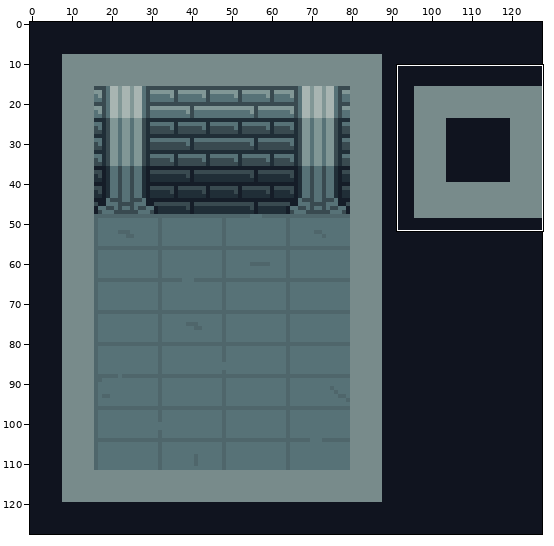
Edited in one commit: pixel-art file (Assets/Visual/ASE Sprites/room2.ase). The picture above shows the old version from afar; the outline marks the close-up.
Close-up. Before the edit:
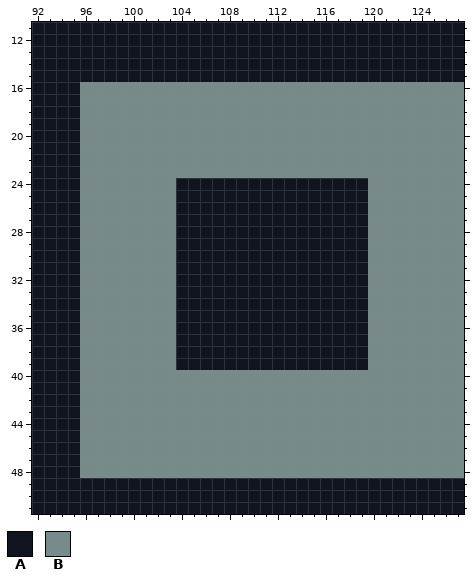
128x128 pixels, 1 frame. Shown: x 92..127, y 11..51. The commit also changed other parts of the picture, which this record leaves out.
Palette (. is transparent): A #10141f  B #788b8b
Pixels before, first column x 92:
11 AAAAAAAAAAAAAAAAAAAAAAAAAAAAAAAAAAAA
12 AAAAAAAAAAAAAAAAAAAAAAAAAAAAAAAAAAAA
13 AAAAAAAAAAAAAAAAAAAAAAAAAAAAAAAAAAAA
14 AAAAAAAAAAAAAAAAAAAAAAAAAAAAAAAAAAAA
15 AAAAAAAAAAAAAAAAAAAAAAAAAAAAAAAAAAAA
16 AAAABBBBBBBBBBBBBBBBBBBBBBBBBBBBBBBB
17 AAAABBBBBBBBBBBBBBBBBBBBBBBBBBBBBBBB
18 AAAABBBBBBBBBBBBBBBBBBBBBBBBBBBBBBBB
19 AAAABBBBBBBBBBBBBBBBBBBBBBBBBBBBBBBB
20 AAAABBBBBBBBBBBBBBBBBBBBBBBBBBBBBBBB
21 AAAABBBBBBBBBBBBBBBBBBBBBBBBBBBBBBBB
22 AAAABBBBBBBBBBBBBBBBBBBBBBBBBBBBBBBB
23 AAAABBBBBBBBBBBBBBBBBBBBBBBBBBBBBBBB
24 AAAABBBBBBBBAAAAAAAAAAAAAAAABBBBBBBB
25 AAAABBBBBBBBAAAAAAAAAAAAAAAABBBBBBBB
26 AAAABBBBBBBBAAAAAAAAAAAAAAAABBBBBBBB
27 AAAABBBBBBBBAAAAAAAAAAAAAAAABBBBBBBB
28 AAAABBBBBBBBAAAAAAAAAAAAAAAABBBBBBBB
29 AAAABBBBBBBBAAAAAAAAAAAAAAAABBBBBBBB
30 AAAABBBBBBBBAAAAAAAAAAAAAAAABBBBBBBB
31 AAAABBBBBBBBAAAAAAAAAAAAAAAABBBBBBBB
32 AAAABBBBBBBBAAAAAAAAAAAAAAAABBBBBBBB
33 AAAABBBBBBBBAAAAAAAAAAAAAAAABBBBBBBB
34 AAAABBBBBBBBAAAAAAAAAAAAAAAABBBBBBBB
35 AAAABBBBBBBBAAAAAAAAAAAAAAAABBBBBBBB
36 AAAABBBBBBBBAAAAAAAAAAAAAAAABBBBBBBB
37 AAAABBBBBBBBAAAAAAAAAAAAAAAABBBBBBBB
38 AAAABBBBBBBBAAAAAAAAAAAAAAAABBBBBBBB
39 AAAABBBBBBBBAAAAAAAAAAAAAAAABBBBBBBB
40 AAAABBBBBBBBBBBBBBBBBBBBBBBBBBBBBBBB
41 AAAABBBBBBBBBBBBBBBBBBBBBBBBBBBBBBBB
42 AAAABBBBBBBBBBBBBBBBBBBBBBBBBBBBBBBB
43 AAAABBBBBBBBBBBBBBBBBBBBBBBBBBBBBBBB
44 AAAABBBBBBBBBBBBBBBBBBBBBBBBBBBBBBBB
45 AAAABBBBBBBBBBBBBBBBBBBBBBBBBBBBBBBB
46 AAAABBBBBBBBBBBBBBBBBBBBBBBBBBBBBBBB
47 AAAABBBBBBBBBBBBBBBBBBBBBBBBBBBBBBBB
48 AAAABBBBBBBBBBBBBBBBBBBBBBBBBBBBBBBB
49 AAAAAAAAAAAAAAAAAAAAAAAAAAAAAAAAAAAA
50 AAAAAAAAAAAAAAAAAAAAAAAAAAAAAAAAAAAA
51 AAAAAAAAAAAAAAAAAAAAAAAAAAAAAAAAAAAA
After the commit:
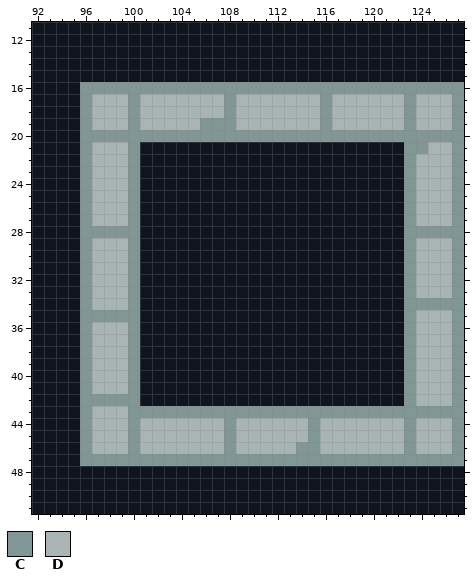
Colours new in this view: C #819796  D #a8b5b2
From old to new:
Changed rows in their new state; - is an unchanged pixel.
first column x 96:
16 CCCCCCCCCCCCCCCCCCCCCCCCCCCCCCCC
17 CDDDCDDDDDDDCDDDDDDDCDDDDDDCDDDC
18 CDDDCDDDDDDDCDDDDDDDCDDDDDDCDDDC
19 CDDDCDDDDDCCCDDDDDDDCDDDDDDCDDDC
20 CCCCCCCCCCCCCCCCCCCCCCCCCCCCCCCC
21 CDDDCAAAAAAAAAAAAAAAAAAAAAACCDDC
22 CDDDCAAAAAAAAAAAAAAAAAAAAAACDDDC
23 CDDDCAAAAAAAAAAAAAAAAAAAAAACDDDC
24 CDDDCAAA----------------AAACDDDC
25 CDDDCAAA----------------AAACDDDC
26 CDDDCAAA----------------AAACDDDC
27 CDDDCAAA----------------AAACDDDC
28 CCCCCAAA----------------AAACCCCC
29 CDDDCAAA----------------AAACDDDC
30 CDDDCAAA----------------AAACDDDC
31 CDDDCAAA----------------AAACDDDC
32 CDDDCAAA----------------AAACDDDC
33 CDDDCAAA----------------AAACDDDC
34 CDDDCAAA----------------AAACCCCC
35 CCCCCAAA----------------AAACDDDC
36 CDDDCAAA----------------AAACDDDC
37 CDDDCAAA----------------AAACDDDC
38 CDDDCAAA----------------AAACDDDC
39 CDDDCAAA----------------AAACDDDC
40 CDDDCAAAAAAAAAAAAAAAAAAAAAACDDDC
41 CDDDCAAAAAAAAAAAAAAAAAAAAAACDDDC
42 CCCCCAAAAAAAAAAAAAAAAAAAAAACDDDC
43 CDDDCCCCCCCCCCCCCCCCCCCCCCCCCCCC
44 CDDDCDDDDDDDCDDDDDDCDDDDDDDCDDDC
45 CDDDCDDDDDDDCDDDDDDCDDDDDDDCDDDC
46 CDDDCDDDDDDDCDDDDDCCDDDDDDDCDDDC
47 CCCCCCCCCCCCCCCCCCCCCCCCCCCCCCCC
48 AAAAAAAAAAAAAAAAAAAAAAAAAAAAAAAA
Changed places in both close-ups, as pixel boxes (x1, y1, x2, y2):
changed: (80, 82, 464, 478)
